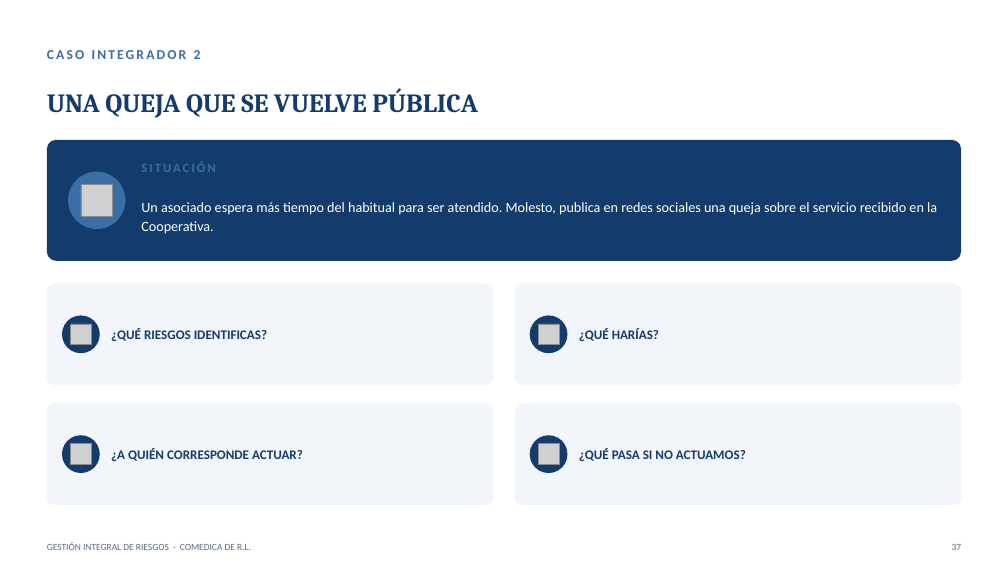
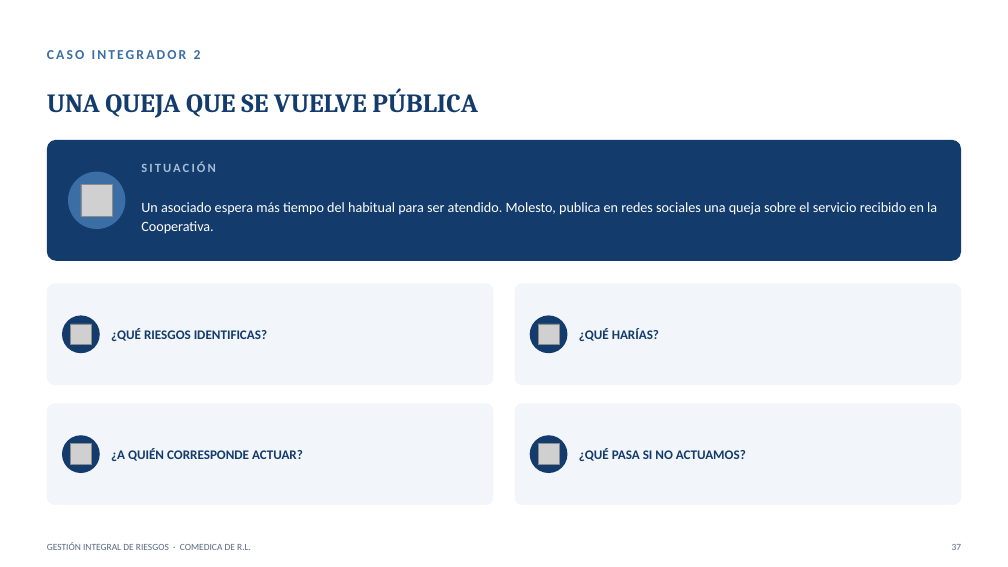
Before and after one commit to menjivar201280/riesgo, a slide deck: slide 37 of capacitacion-riesgos-2025/CAPACITACION_RIESGOS_2025.pptx. Drawn at 1008x567 pixels with LibreOffice and Linux fonts; fonts in the diff are those of the drawing; grey boxes stand for pictures. Boxes give left, top, right and bottom in pixels: in the first picture for what was removed or moved away, otherwise in the second. Text is boxed around its words. In the diff, an @@ line names an element or a change of style, - is before the commit and + after.

```diff
--- a/capacitacion-riesgos-2025/CAPACITACION_RIESGOS_2025.pptx
+++ b/capacitacion-riesgos-2025/CAPACITACION_RIESGOS_2025.pptx
@@ text "SITUACIÓN" at (x1=141, y1=161, x2=216, y2=172): text colour #3A6EA5 to #A6BED7 @@
```
Also in this commit, not shown: 6 other slides changed.
